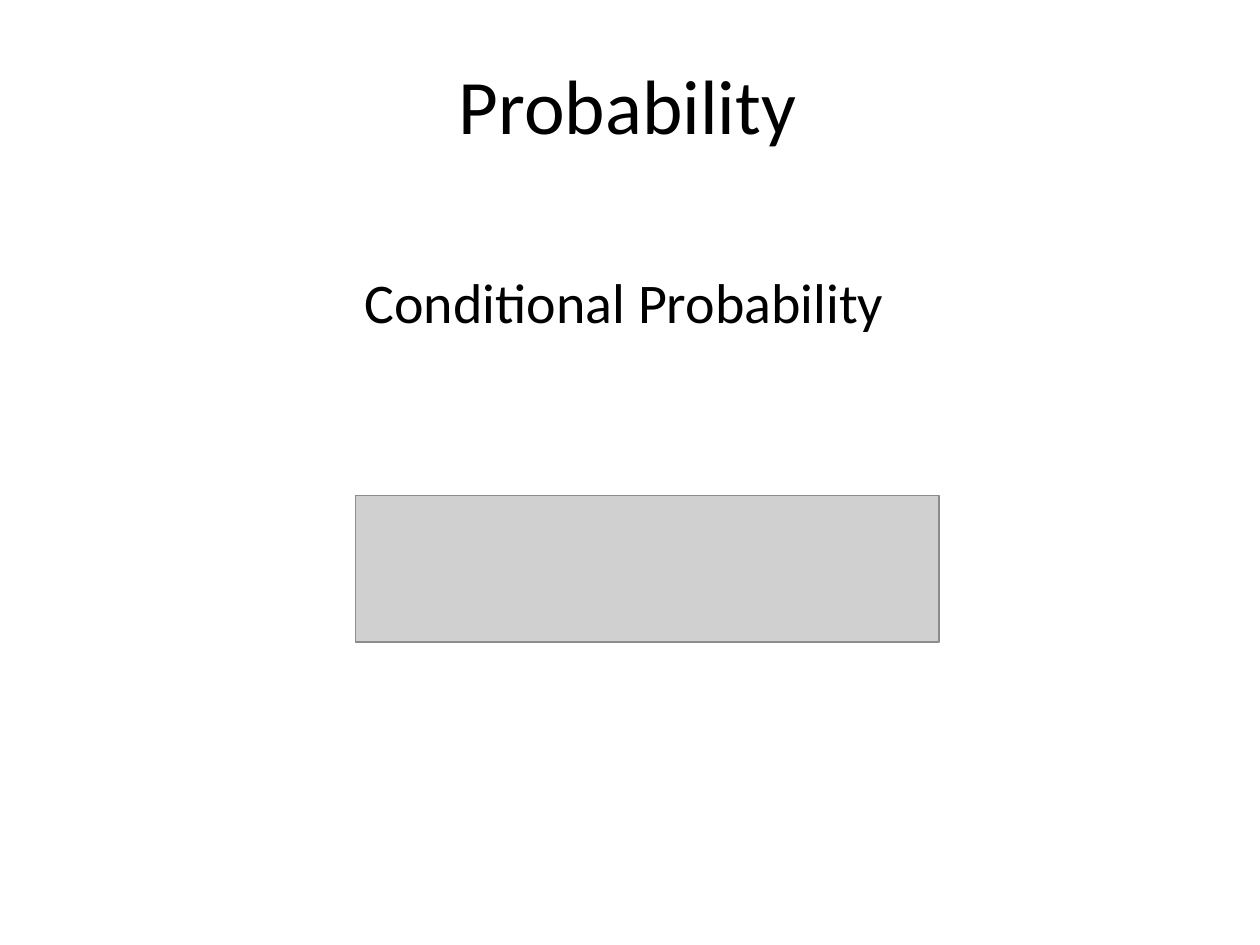
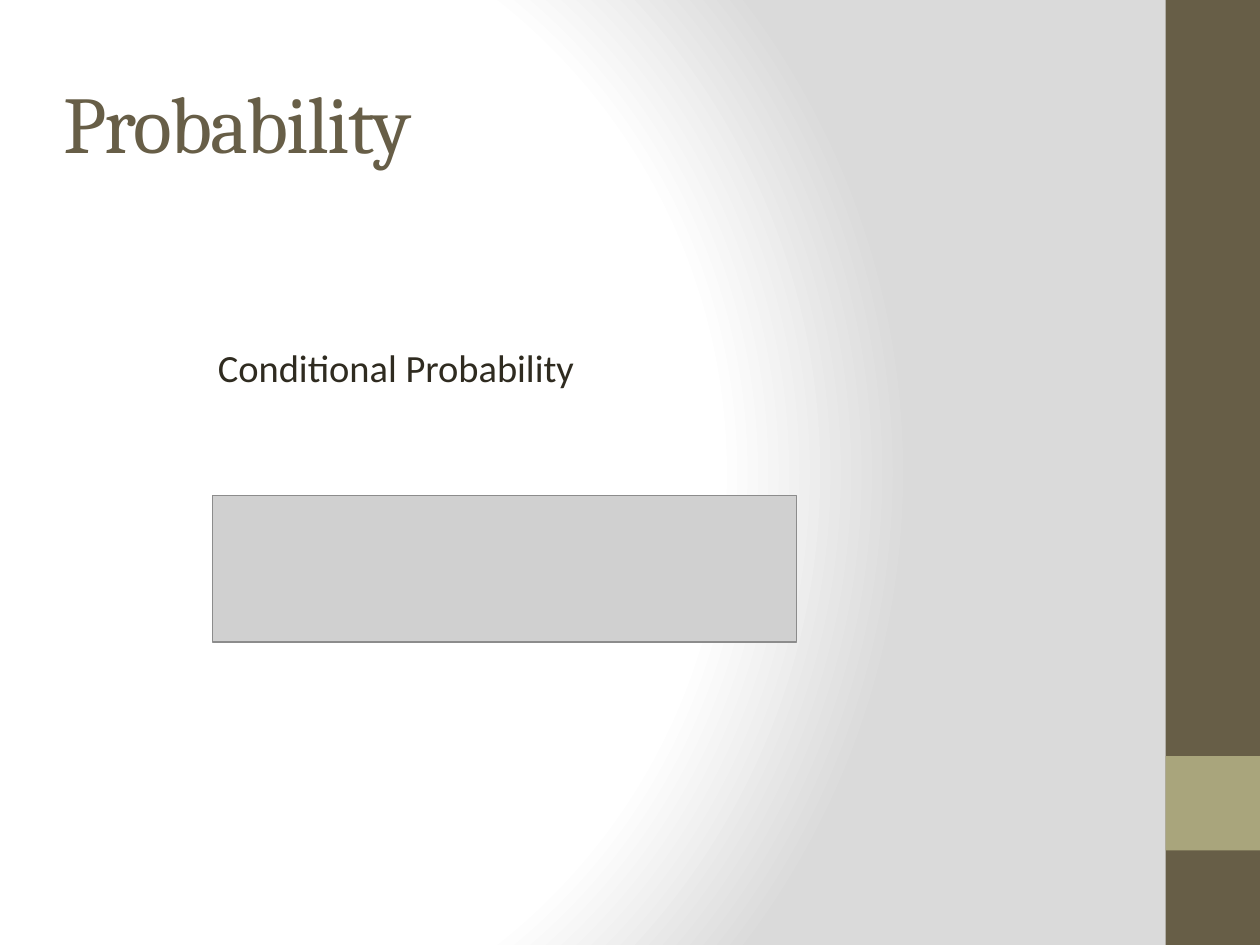
Before and after one commit to NahimNasser/django-unchained, a slide deck: slide 7 of 3-NLTK/Presentation.pptx. Drawn at 1260x945 pixels with LibreOffice and Linux fonts; fonts in the diff are those of the drawing; grey boxes stand for pictures. Boxes give left, top, right and bottom in pixels: in the first picture for what was removed or moved away, otherwise in the second. Text is boxed around its words. In the diff, an @@ line names an element or a change of style, - is before the commit and + after.

```diff
--- a/3-NLTK/Presentation.pptx
+++ b/3-NLTK/Presentation.pptx
@@ background #FFFFFF to gradient #FFFFFF to #DADADA @@
@@ rectangle added at (x1=1166, y1=0, x2=1260, y2=945), fill #675E47 @@
@@ title "Probability" moved from (x1=459, y1=80, x2=796, y2=147) to (x1=64, y1=97, x2=412, y2=171) @@
@@ title "Probability" at (x1=64, y1=97, x2=412, y2=171): size 44 to 46 pt, font Calibri to Cambria, text colour #000000 to #675E47, letter spacing 0 to -1 pt; alignment centre to left @@
@@ text "Conditional Probability" moved from (x1=365, y1=284, x2=883, y2=332) to (x1=218, y1=355, x2=574, y2=389) @@
@@ text "Conditional Probability" at (x1=218, y1=355, x2=574, y2=389): size 32 to 22 pt, text colour #000000 to #2F2B20; less space between paragraphs @@
@@ picture moved from (x1=355, y1=495, x2=939, y2=641) to (x1=213, y1=495, x2=796, y2=641) @@
@@ rectangle added at (x1=1166, y1=756, x2=1260, y2=850), fill #A9A57C @@
```
Also in this commit, not shown: 11 other slides changed, 2 other files.
